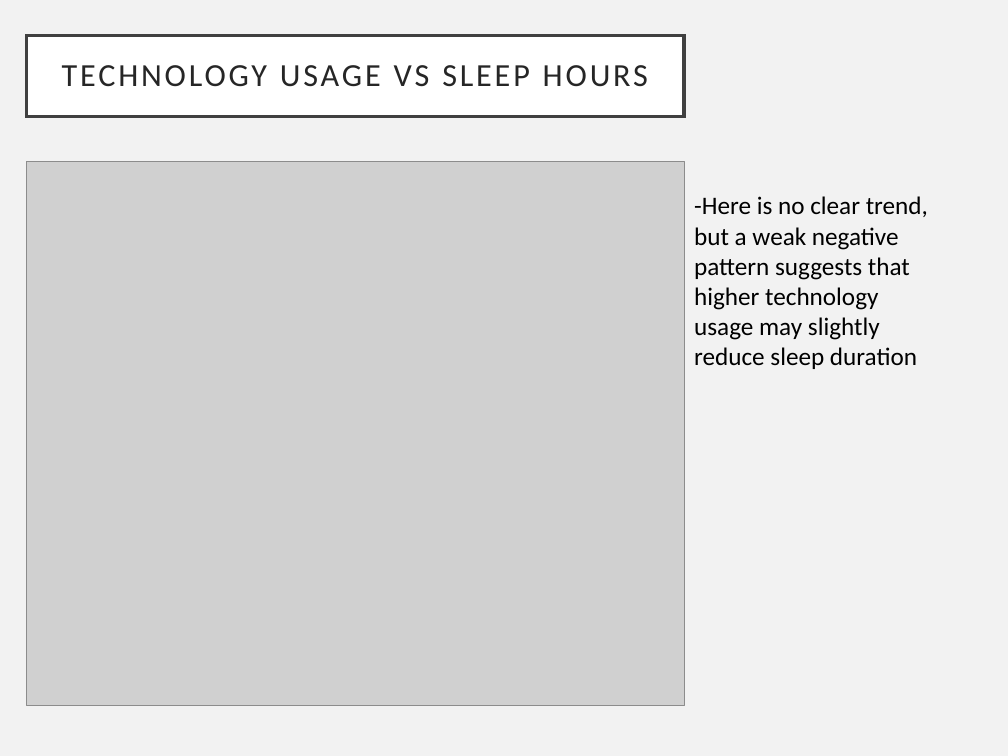
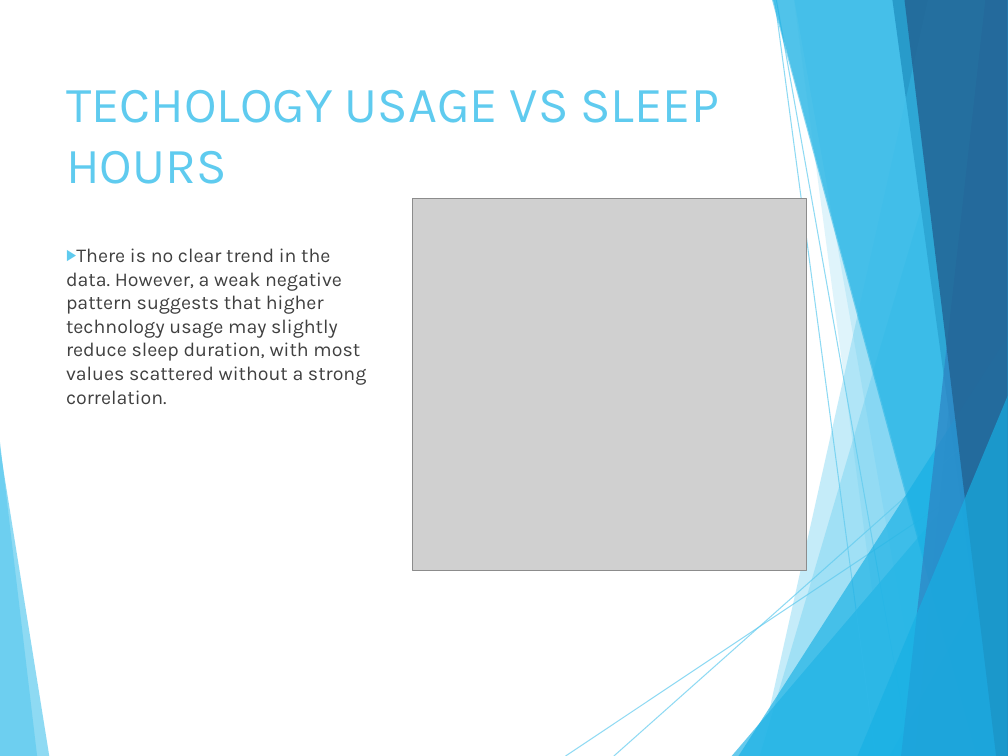
Before and after one commit to nisaakan/DSA210-Project, a slide deck: slide 6 of Nisa KAN Tech_Usage_Visual_Analysis_Presentation.pptx. Drawn at 1008x756 pixels with LibreOffice and Linux fonts; fonts in the diff are those of the drawing; grey boxes stand for pictures. Boxes give left, top, right and bottom in pixels: in the first picture for what was removed or moved away, otherwise in the second. Text is boxed around its words. In the diff, an @@ line names an element or a change of style, - is before the commit and + after.

```diff
--- a/Nisa KAN Tech_Usage_Visual_Analysis_Presentation.pptx
+++ b/Nisa KAN Tech_Usage_Visual_Analysis_Presentation.pptx
@@ background #F2F2F2 to #FFFFFF @@
@@ title "TECHOLOGY USAGE VS SLEEP HOURS": place and size @@
-title "TECHOLOGY USAGE VS SLEEP HOURS" at (26, 35, 683, 116)
+title "TECHOLOGY USAGE VS SLEEP HOURS" at (66, 90, 718, 184)
@@ title "TECHOLOGY USAGE VS SLEEP HOURS" at (66, 90, 718, 184): vertical alignment middle to top; fill #FFFFFF to none; outline #404040 2.5 pt to none @@
@@ title at (66, 90, 718, 184): text changed; size 23 to 36 pt; font Calibri to Karla; text colour #262626 to #5FCBEF @@
-TECHNOLOGY USAGE VS SLEEP HOURS
+TECHOLOGY USAGE VS SLEEP HOURS
@@ picture removed at (26, 162, 683, 707) @@
@@ picture added at (412, 199, 806, 570) @@
@@ text at (66, 248, 366, 404): text changed; size 18 to 14 pt; font Calibri to Karla; text colour #000000 to #404040 @@
--Here is no clear trend, but a weak negative pattern suggests that higher technology usage may slightly reduce sleep duration
+▶ There is no clear trend in the data. However, a weak negative pattern suggests that higher technology usage may slightly reduce sleep duration, with most values scattered without a strong correlation.
@@ group added at (0, 0, 1008, 756): 5 freeform shapes, 3 triangles, 2 lines @@
@@ group added at (0, 0, 1008, 756): 8 freeform shapes, 2 lines @@
```
Also in this commit, not shown: 9 other slides changed, 3 slides added.
